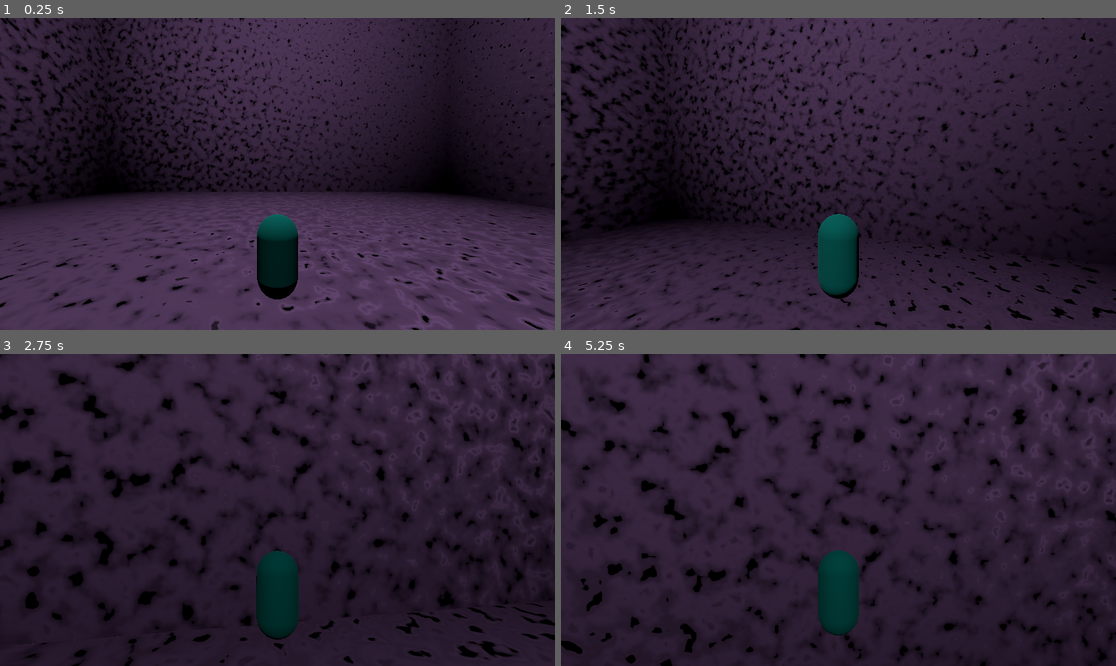
Above: before the commit, frames 1-4 (two rows, left to right).
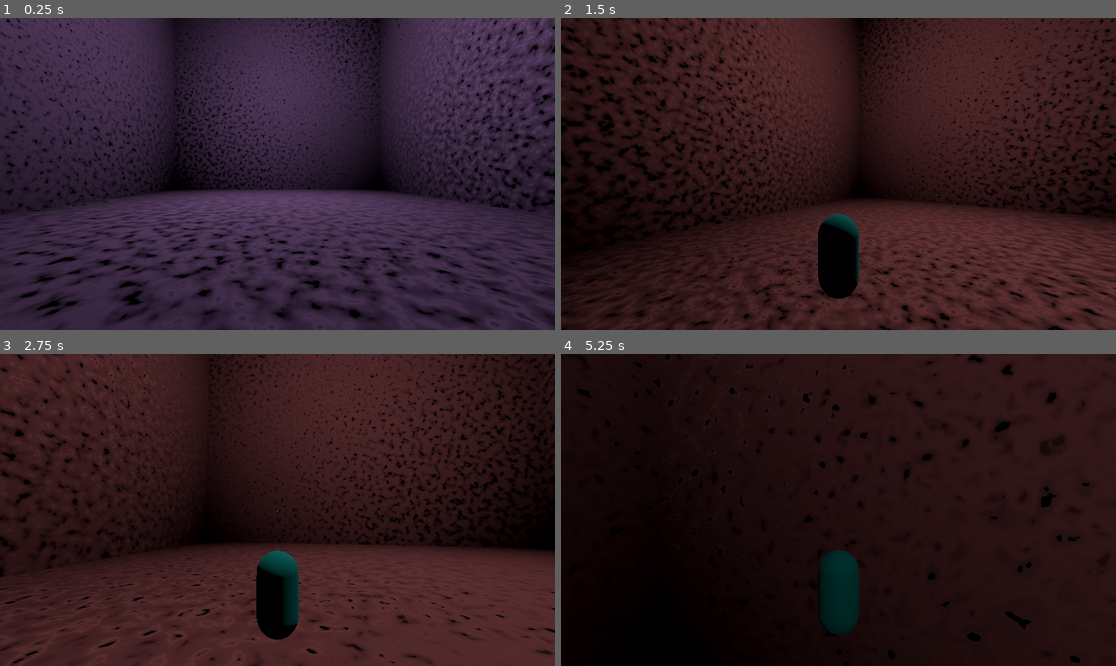
Above: after the commit, the same moments.

Repository: Flambrew/card-game
Game: Godot game, scene res://zcurrentfolder_rooms/game_scene.tscn
Two runs of this game, one before a commit and one after it. Both use one fixed random seed, a clock stepped at 60 frames per second and the inputs below.
Inputs (mouse positions are in pixels of both pictures, inside the frame that each line leads up to):
- Up to frame 1 (0.25 s): no input
- Up to frame 2 (1.5 s): tap Enter at 0.5 s; move the mouse to (866, 174) at 0.52 s; hold W (move_forward) from 0.53 s (still down); click (866, 174) at 0.6 s; tap Space (jump) at 0.77 s; tap E (interact) at 0.8, 1.35 s; move the mouse to (810, 174) at 1.27 s
- Up to frame 3 (2.75 s): keep holding W (move_forward); tap Space (jump) at 1.52 s; click (249, 510) at 1.55 s; move the mouse to (288, 503) at 2.02 s; click (288, 503) at 2.1 s; tap E (interact) at 2.3 s
- Up to frame 4 (5.25 s): keep holding W (move_forward); move the mouse to (832, 516) at 2.77 s; tap E (interact) at 2.85, 3.8, 4.35 s; tap Space (jump) at 3.02, 3.77, 4.52 s; click (832, 516) at 3.05 s; move the mouse to (877, 513) at 3.52 s; click (877, 513) at 3.6 s; move the mouse to (794, 506) at 4.27 s; click (794, 506) at 4.55 s; move the mouse to (844, 510) at 5.02 s; click (844, 510) at 5.1 s

The runs differ from the first frame. In frame 1, 41% of the frame differs, in the area x 0-100%, y 0-100%; in frame 2, 73%; in frame 3, 80%; in frame 4, 89%.

Commit message:
starting to make new rooms

Diff:
--- a/zcurrentfolder_rooms/door.gd
+++ b/zcurrentfolder_rooms/door.gd
@@ -1,8 +1,8 @@
 class_name Door extends Node3D
 
-@onready var interaction_area = %InteractionArea
-@onready var debug_mesh = %DebugMesh
-@onready var exit_point = %ExitPoint
+@onready var interaction_area:InteractionArea = %InteractionArea
+@onready var debug_mesh:MeshInstance3D = %DebugMesh
+@onready var exit_point:Node3D = %ExitPoint
 
 @export var room:Room
 
--- a/zcurrentfolder_rooms/map_manager.gd
+++ b/zcurrentfolder_rooms/map_manager.gd
@@ -31,9 +31,6 @@
 	all_rooms.append(room)
 	current = room
 
-func _process(delta:float) -> void:
-	print(current.id)
-
 func change_room(exit_door:Door) -> void:
 	var room
 	if not exit_door.connection:
@@ -47,9 +44,12 @@
 	var root = get_tree().get_first_node_in_group("GameScene")
 	root.remove_child(get_tree().get_first_node_in_group("Room"))
 	root.add_child(room)
-	room.enter(exit_door)
+	room.enter(exit_door.connection)
 
 	current = room
+	print("room_id: ", current.id, ", room: ", current)
+
+	# so theres some weird stuff with resetting backwards but otherwise this is workinnnnn!!!!!
 
 func new_random_room() -> Room:
 	return room_list[randi_range(0, room_list.size() - 1)].instantiate()
--- a/zcurrentfolder_rooms/room.gd
+++ b/zcurrentfolder_rooms/room.gd
@@ -1,23 +1,27 @@
 class_name Room extends StaticBody3D
 
 @onready var debug_mesh_parent:Node3D = %DebugMeshParent
+
 @export var doors:Array[Door]
 
 var id:int
+var rgb:Color
 
 func _ready() -> void:
 	id = MapManager.next_id()
 	if Utils.debug_toggle and debug_mesh_parent:
 		debug_mesh_parent.show()
-		var rgb:Color = Color(randf()/2+.25, randf()/2+.25, randf()/2+.25)
-		for plane in debug_mesh_parent.get_children():
-			((plane as MeshInstance3D).get_active_material(0) as BaseMaterial3D).albedo_color = rgb
+		rgb = Color(randf()/2+.25, randf()/2+.25, randf()/2+.25)
 
 func enter(entrance:Door=doors[0]):
 	var player:Node3D = get_tree().get_first_node_in_group("PlayerCharacter")
-	player.position = entrance.exit_point.position
-	player.look_at(entrance.position)
-	player.rotation.y += PI
+	player.position = entrance.exit_point.global_position
+
+	var diff = entrance.global_position - player.global_position
+	player.rotation.y = atan2(-diff.x, -diff.z) + PI
+
+	for plane in debug_mesh_parent.get_children():
+		((plane as MeshInstance3D).get_active_material(0) as BaseMaterial3D).albedo_color = rgb
 
 func cleanup() -> void:
 	for door in doors:
--- a/zcurrentfolder_rooms/rooms/SampleRoom.tscn
+++ b/zcurrentfolder_rooms/rooms/SampleRoom0.tscn
@@ -1,8 +1,8 @@
 [gd_scene load_steps=11 format=3 uid="uid://bcy3o1tu5y36x"]
 
-[ext_resource type="Material" uid="uid://bb52ksnuq24sl" path="res://assets/PlaceholderMaterial0.tres" id="1_d5wos"]
-[ext_resource type="Script" uid="uid://bqsamxodvki2" path="res://zcurrentfolder_rooms/room.gd" id="1_y6ex3"]
-[ext_resource type="PackedScene" uid="uid://dhy3q6ll1270r" path="res://zcurrentfolder_rooms/door.tscn" id="2_yh6ns"]
+[ext_resource type="Script" uid="uid://bqsamxodvki2" path="res://zcurrentfolder_rooms/room.gd" id="1_fphfp"]
+[ext_resource type="Material" uid="uid://bb52ksnuq24sl" path="res://assets/PlaceholderMaterial0.tres" id="2_inh2x"]
+[ext_resource type="PackedScene" uid="uid://dhy3q6ll1270r" path="res://zcurrentfolder_rooms/door.tscn" id="3_2dwns"]
 
 [sub_resource type="BoxShape3D" id="BoxShape3D_xpjlf"]
 size = Vector3(40, 2, 40)
@@ -23,11 +23,11 @@
 size = Vector3(40, 2, 40)
 
 [sub_resource type="PlaneMesh" id="PlaneMesh_kmjin"]
-material = ExtResource("1_d5wos")
+material = ExtResource("2_inh2x")
 size = Vector2(40, 40)
 
-[node name="SampleRoom" type="StaticBody3D" node_paths=PackedStringArray("doors")]
-script = ExtResource("1_y6ex3")
+[node name="Room" type="StaticBody3D" node_paths=PackedStringArray("doors")]
+script = ExtResource("1_fphfp")
 doors = [NodePath("Doors/Door_0"), NodePath("Doors/Door_1")]
 
 [node name="Floor" type="CollisionShape3D" parent="."]
--- /dev/null
+++ b/zcurrentfolder_rooms/rooms/SampleRoom1.tscn
@@ -0,0 +1,97 @@
+[gd_scene load_steps=11 format=3 uid="uid://cjuaf01x0fn3t"]
+
+[ext_resource type="Script" uid="uid://bqsamxodvki2" path="res://zcurrentfolder_rooms/room.gd" id="1_jo7p7"]
+[ext_resource type="Material" uid="uid://bb52ksnuq24sl" path="res://assets/PlaceholderMaterial0.tres" id="2_ddk4u"]
+[ext_resource type="PackedScene" uid="uid://dhy3q6ll1270r" path="res://zcurrentfolder_rooms/door.tscn" id="3_w25jd"]
+
+[sub_resource type="BoxShape3D" id="BoxShape3D_xpjlf"]
+size = Vector3(40, 2, 40)
+
+[sub_resource type="BoxShape3D" id="BoxShape3D_omclk"]
+size = Vector3(40, 40, 2)
+
+[sub_resource type="BoxShape3D" id="BoxShape3D_cy5xp"]
+size = Vector3(2, 40, 40)
+
+[sub_resource type="BoxShape3D" id="BoxShape3D_rnuea"]
+size = Vector3(40, 40, 2)
+
+[sub_resource type="BoxShape3D" id="BoxShape3D_rw8we"]
+size = Vector3(2, 40, 40)
+
+[sub_resource type="BoxShape3D" id="BoxShape3D_chdgm"]
+size = Vector3(40, 2, 40)
+
+[sub_resource type="PlaneMesh" id="PlaneMesh_kmjin"]
+material = ExtResource("2_ddk4u")
+size = Vector2(40, 40)
+
+[node name="SampleRoom" type="StaticBody3D" node_paths=PackedStringArray("doors")]
+script = ExtResource("1_jo7p7")
+doors = [NodePath("Doors/Door_0"), NodePath("Doors/Door_1")]
+
+[node name="Floor" type="CollisionShape3D" parent="."]
+transform = Transform3D(1, 0, 0, 0, 1, 0, 0, 0, 1, 0, -1, 0)
+shape = SubResource("BoxShape3D_xpjlf")
+
+[node name="NorthWall" type="CollisionShape3D" parent="."]
+transform = Transform3D(1, 0, 0, 0, 1, 0, 0, 0, 1, 0, 20, -21)
+shape = SubResource("BoxShape3D_omclk")
+
+[node name="EastWall" type="CollisionShape3D" parent="."]
+transform = Transform3D(1, 0, 0, 0, 1, 0, 0, 0, 1, 21, 20, 0)
+shape = SubResource("BoxShape3D_cy5xp")
+
+[node name="SouthWall" type="CollisionShape3D" parent="."]
+transform = Transform3D(1, 0, 0, 0, 1, 0, 0, 0, 1, 0, 20, 21)
+shape = SubResource("BoxShape3D_rnuea")
+
+[node name="WestWall" type="CollisionShape3D" parent="."]
+transform = Transform3D(1, 0, 0, 0, 1, 0, 0, 0, 1, -21, 20, 0)
+shape = SubResource("BoxShape3D_rw8we")
+
+[node name="Ceiling" type="CollisionShape3D" parent="."]
+transform = Transform3D(1, 0, 0, 0, 1, 0, 0, 0, 1, 0, 41, 0)
+shape = SubResource("BoxShape3D_chdgm")
+
+[node name="DebugMeshParent" type="Node3D" parent="."]
+unique_name_in_owner = true
+visible = false
+
+[node name="Floor" type="MeshInstance3D" parent="DebugMeshParent"]
+mesh = SubResource("PlaneMesh_kmjin")
+
+[node name="NorthWall" type="MeshInstance3D" parent="DebugMeshParent"]
+transform = Transform3D(1, 0, 0, 0, -4.37114e-08, -1, 0, 1, -4.37114e-08, 0, 20, -20)
+mesh = SubResource("PlaneMesh_kmjin")
+
+[node name="EastWall" type="MeshInstance3D" parent="DebugMeshParent"]
+transform = Transform3D(-4.37114e-08, -1, 0, 1, -4.37114e-08, 0, 0, 0, 1, 20, 20, 0)
+mesh = SubResource("PlaneMesh_kmjin")
+
+[node name="SouthWall" type="MeshInstance3D" parent="DebugMeshParent"]
+transform = Transform3D(1, 0, 0, 0, -4.37114e-08, 1, 0, -1, -4.37114e-08, 0, 20, 20)
+mesh = SubResource("PlaneMesh_kmjin")
+
+[node name="WestWall" type="MeshInstance3D" parent="DebugMeshParent"]
+transform = Transform3D(-4.37114e-08, 1, 0, -1, -4.37114e-08, 0, 0, 0, 1, -20, 20, 0)
+mesh = SubResource("PlaneMesh_kmjin")
+
+[node name="Ceiling" type="MeshInstance3D" parent="DebugMeshParent"]
+transform = Transform3D(1, 0, 0, 0, -1, 8.74228e-08, 0, -8.74228e-08, -1, 0, 40, 0)
+mesh = SubResource("PlaneMesh_kmjin")
+
+[node name="Light" type="OmniLight3D" parent="."]
+transform = Transform3D(1, 0, 0, 0, 1, 0, 0, 0, 1, 0, 20, 0)
+light_energy = 5.0
+omni_range = 35.0
+
+[node name="Doors" type="Node3D" parent="."]
+
+[node name="Door_0" parent="Doors" node_paths=PackedStringArray("room") instance=ExtResource("3_w25jd")]
+transform = Transform3D(1, 0, 0, 0, 1, 0, 0, 0, 1, 0, 0, 20)
+room = NodePath("../..")
+
+[node name="Door_1" parent="Doors" node_paths=PackedStringArray("room") instance=ExtResource("3_w25jd")]
+transform = Transform3D(-4.37114e-08, 0, -1, 0, 1, 0, 1, 0, -4.37114e-08, -20, 0, 0)
+room = NodePath("../..")
Not shown: 1 places in zcurrentfolder_rooms/rooms/SampleRoom0.tscn that only renumber resources
